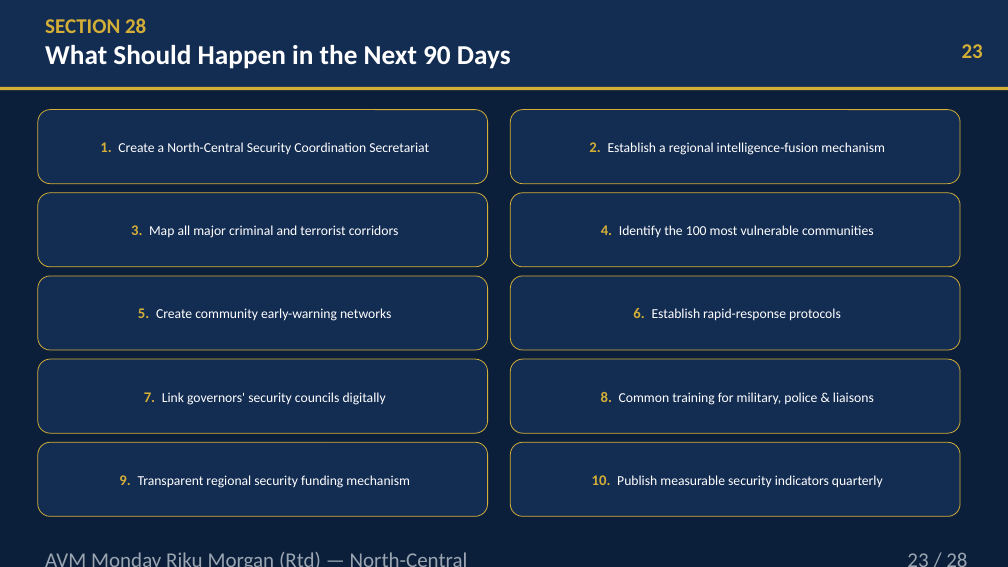
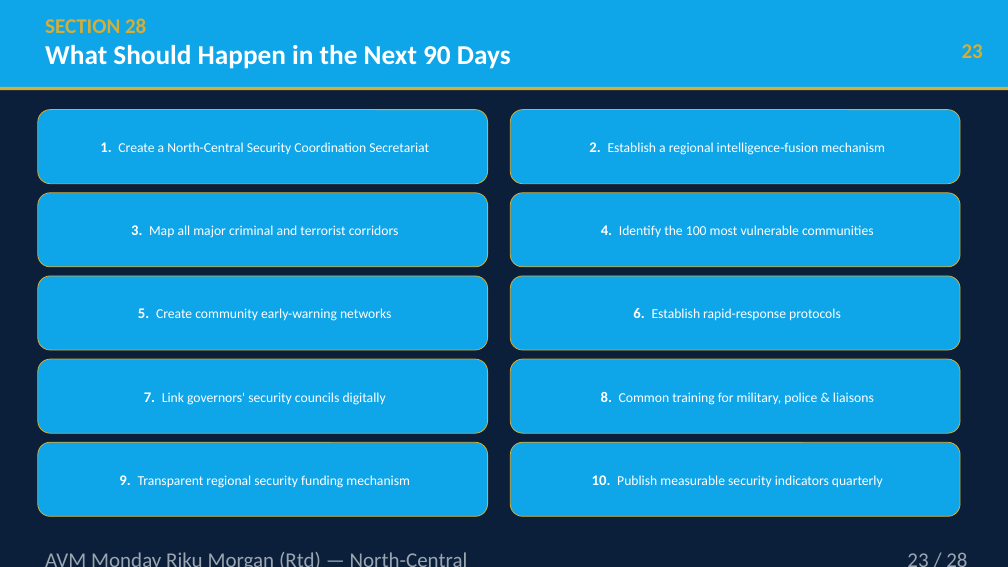
Before and after one commit to TOMDEGGS/BETONIQ-WEST-, a slide deck: slide 23 of avm_morgan_docs/AVM_MORGAN_SECURITY_KEYNOTE_30MIN_v3_WITH_REFERENCES.pptx. Drawn at 1008x567 pixels with LibreOffice and Linux fonts; fonts in the diff are those of the drawing; background and template pictures are left out. Boxes give left, top, right and bottom in pixels: in the first picture for what was removed or moved away, otherwise in the second. Text is boxed around its words. In the diff, an @@ line names an element or a change of style, - is before the commit and + after.

```diff
--- a/avm_morgan_docs/AVM_MORGAN_SECURITY_KEYNOTE_30MIN_v3_WITH_REFERENCES.pptx
+++ b/avm_morgan_docs/AVM_MORGAN_SECURITY_KEYNOTE_30MIN_v3_WITH_REFERENCES.pptx
@@ rectangle at box(0, 0, 1008, 87): fill #132C52 to #0EA5E9 @@
@@ rounded rectangle "1. Create a North-Central Security ..." at box(38, 110, 488, 184): text colour #D4AF37 to #FFFFFF in "1."; fill #132C52 to #0EA5E9 @@
@@ rounded rectangle "2. Establish a regional intelligence-fusion ..." at box(510, 110, 960, 184): text colour #D4AF37 to #FFFFFF in "2."; fill #132C52 to #0EA5E9 @@
@@ rounded rectangle "3. Map all major criminal ..." at box(38, 193, 488, 267): text colour #D4AF37 to #FFFFFF in "3."; fill #132C52 to #0EA5E9 @@
@@ rounded rectangle "4. Identify the 100 most ..." at box(510, 193, 960, 267): text colour #D4AF37 to #FFFFFF in "4."; fill #132C52 to #0EA5E9 @@
@@ rounded rectangle "5. Create community early-warning networks" at box(38, 276, 488, 350): text colour #D4AF37 to #FFFFFF in "5."; fill #132C52 to #0EA5E9 @@
@@ rounded rectangle "6. Establish rapid-response protocols" at box(510, 276, 960, 350): text colour #D4AF37 to #FFFFFF in "6."; fill #132C52 to #0EA5E9 @@
@@ rounded rectangle "7. Link governors' security councils ..." at box(38, 359, 488, 433): text colour #D4AF37 to #FFFFFF in "7."; fill #132C52 to #0EA5E9 @@
@@ rounded rectangle "8. Common training for military, ..." at box(510, 359, 960, 433): text colour #D4AF37 to #FFFFFF in "8."; fill #132C52 to #0EA5E9 @@
@@ rounded rectangle "9. Transparent regional security funding ..." at box(38, 442, 488, 516): text colour #D4AF37 to #FFFFFF in "9."; fill #132C52 to #0EA5E9 @@
@@ rounded rectangle "10. Publish measurable security indicators ..." at box(510, 442, 960, 516): text colour #D4AF37 to #FFFFFF in "10."; fill #132C52 to #0EA5E9 @@
```
Also in this commit, not shown: 27 other slides changed.
